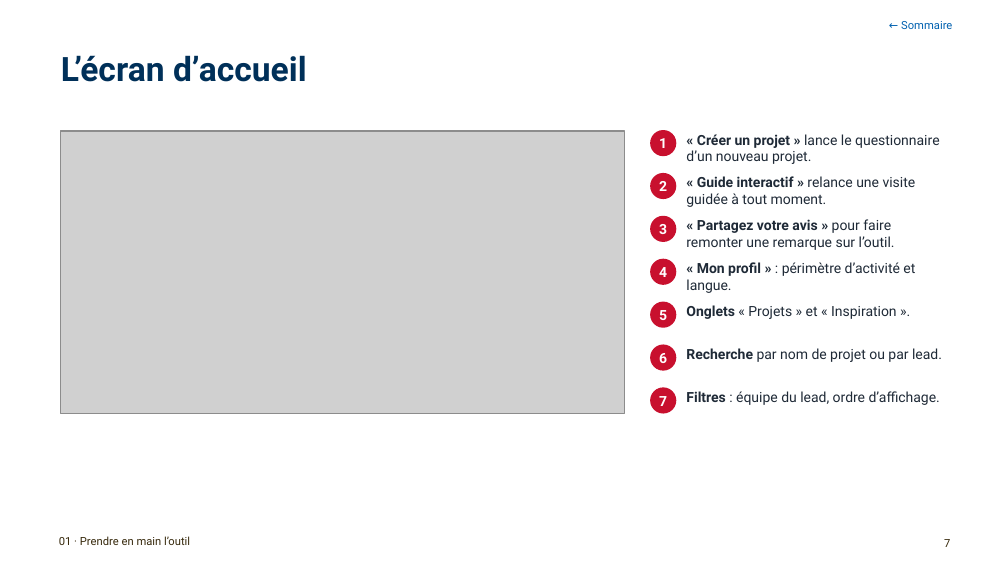
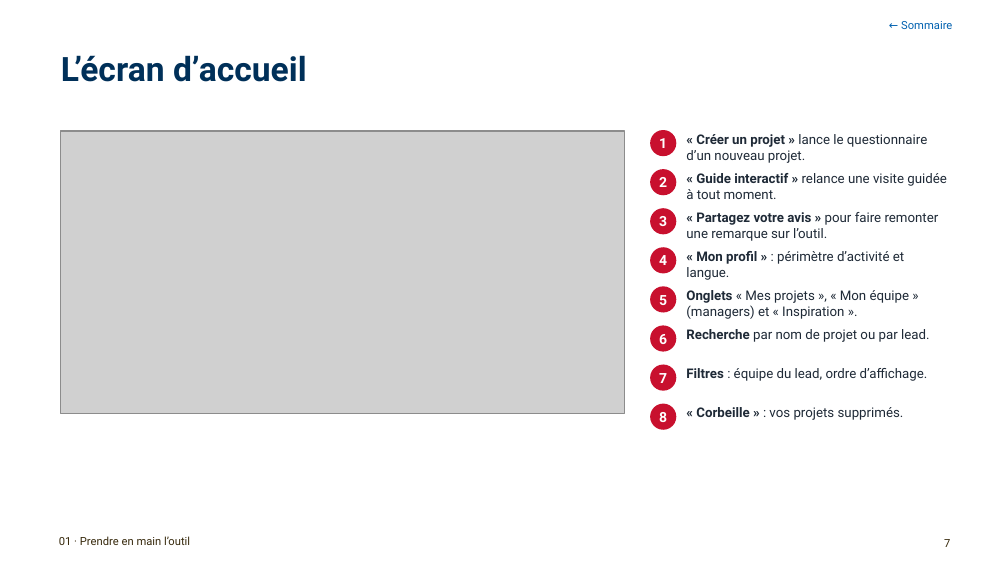
Before and after one commit to antoinelmariel-ux/ProjectNavigator, a slide deck: slide 7 of docs/Manuel_Project_Navigator_chef_de_projet.pptx. Drawn at 1008x567 pixels with LibreOffice and Linux fonts; fonts in the diff are those of the drawing; grey boxes stand for pictures; background and template pictures are left out. Boxes give left, top, right and bottom in pixels: in the first picture for what was removed or moved away, otherwise in the second. Text is boxed around its words. In the diff, an @@ line names an element or a change of style, - is before the commit and + after.

```diff
--- a/docs/Manuel_Project_Navigator_chef_de_projet.pptx
+++ b/docs/Manuel_Project_Navigator_chef_de_projet.pptx
@@ 2 ellipses, 1 text: place and size @@
-2 ellipses, 1 text at (650,173,895,250)
+2 ellipses, 1 text at (650,169,939,241)
@@ ellipse "4": place and size @@
-ellipse "4" at (650,259,676,285)
+ellipse "4" at (650,247,676,273)
@@ text "« Mon profil » : ...": place and size @@
-text "« Mon profil » : ..." at (686,262,915,293)
+text "« Mon profil » : ..." at (686,251,904,280)
@@ ellipse "5": place and size @@
-ellipse "5" at (650,301,676,328)
+ellipse "5" at (650,286,676,312)
@@ text at (686,290,910,319): text changed; size 10 to 9.5 pt @@
-Onglets « Projets » et « Inspiration ».
+Onglets « Mes projets », « Mon équipe » (managers) et « Inspiration ».
@@ size 10 to 9.5 pt in 6 elements at (686,134,927,163), (686,173,947,199), (686,212,939,241), (686,251,904,280), (686,329,929,342), (686,368,928,381) @@
@@ 2 ellipses, 2 texts: place and size @@
-2 ellipses, 2 texts at (650,345,942,413)
+2 ellipses, 2 texts at (650,326,929,391)
@@ ellipse added at (650,403,676,429), fill #C8102E, 10 pt, text #FFFFFF, bold @@
+8
@@ text added at (696,407,904,420), 9.5 pt, text #1F2A37 @@
+« Corbeille » : vos projets supprimés.
```
Also in this commit, not shown: 24 other slides changed, 3 slides added, 3 other files.
